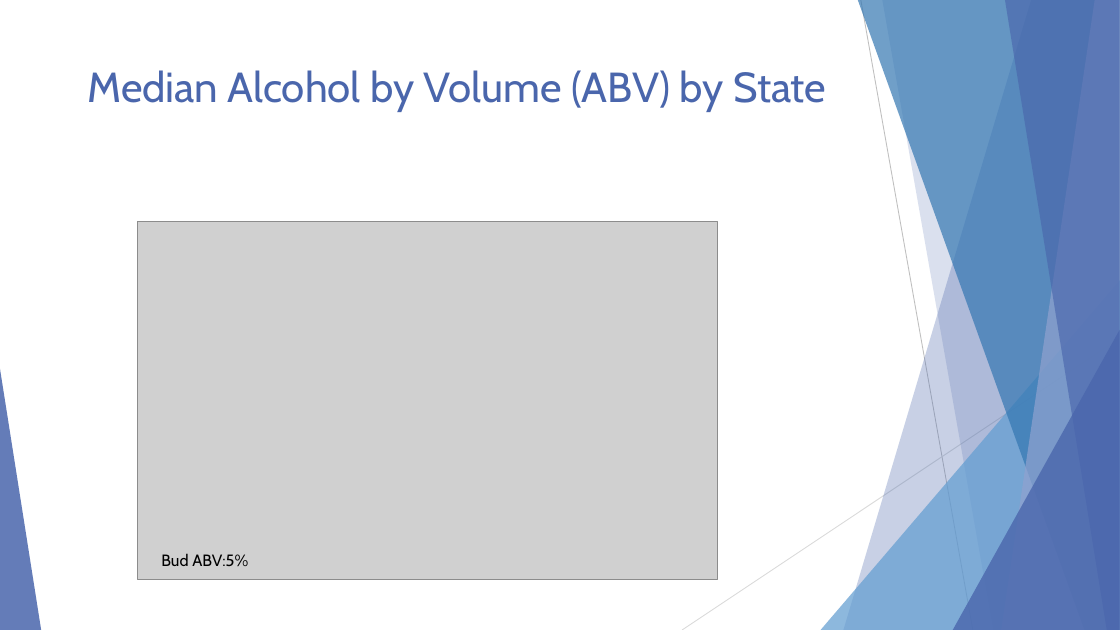
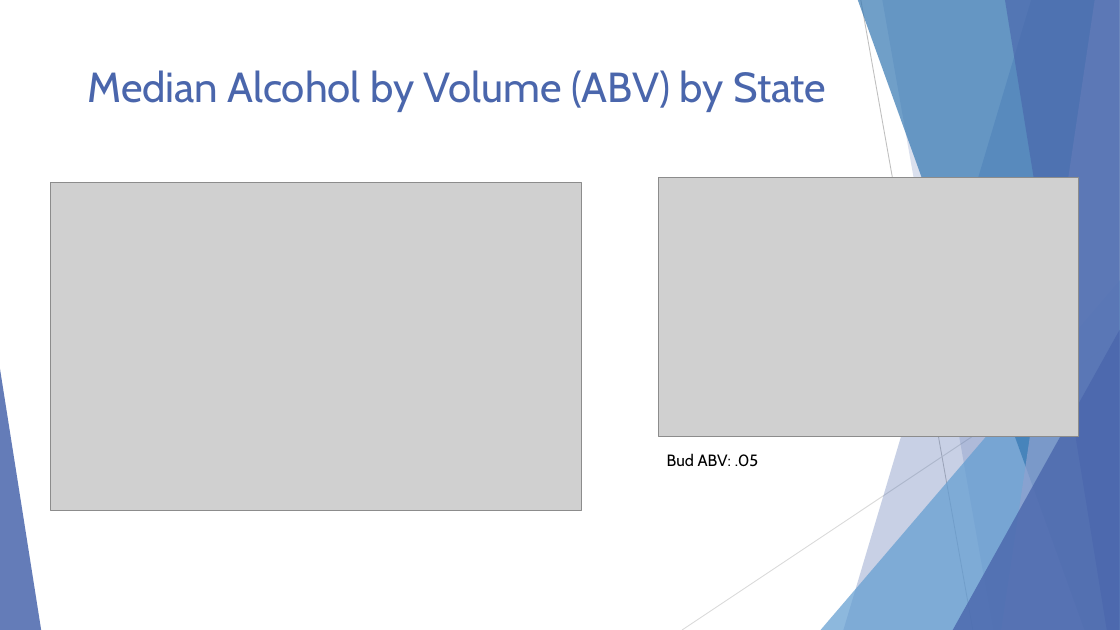
Before and after one commit to malcolmccarlson/DDS-CaseStudy1, a slide deck: slide 4 of MalcolmCarlsonBeerDataEDA.DDS6306.pptx. Drawn at 1120x630 pixels with LibreOffice and Linux fonts; fonts in the diff are those of the drawing; grey boxes stand for pictures. Boxes give left, top, right and bottom in pixels: in the first picture for what was removed or moved away, otherwise in the second. Text is boxed around its words. In the diff, an @@ line names an element or a change of style, - is before the commit and + after.

```diff
--- a/MalcolmCarlsonBeerDataEDA.DDS6306.pptx
+++ b/MalcolmCarlsonBeerDataEDA.DDS6306.pptx
@@ picture: place and size @@
-picture at (138, 221, 718, 579)
+picture at (659, 177, 1079, 437)
@@ picture added at (50, 183, 581, 511) @@
@@ text at (667, 453, 759, 467): text changed @@
-Bud ABV:5%
+Bud ABV: .05
```
Also in this commit, not shown: 9 other slides changed, 16 other files.
